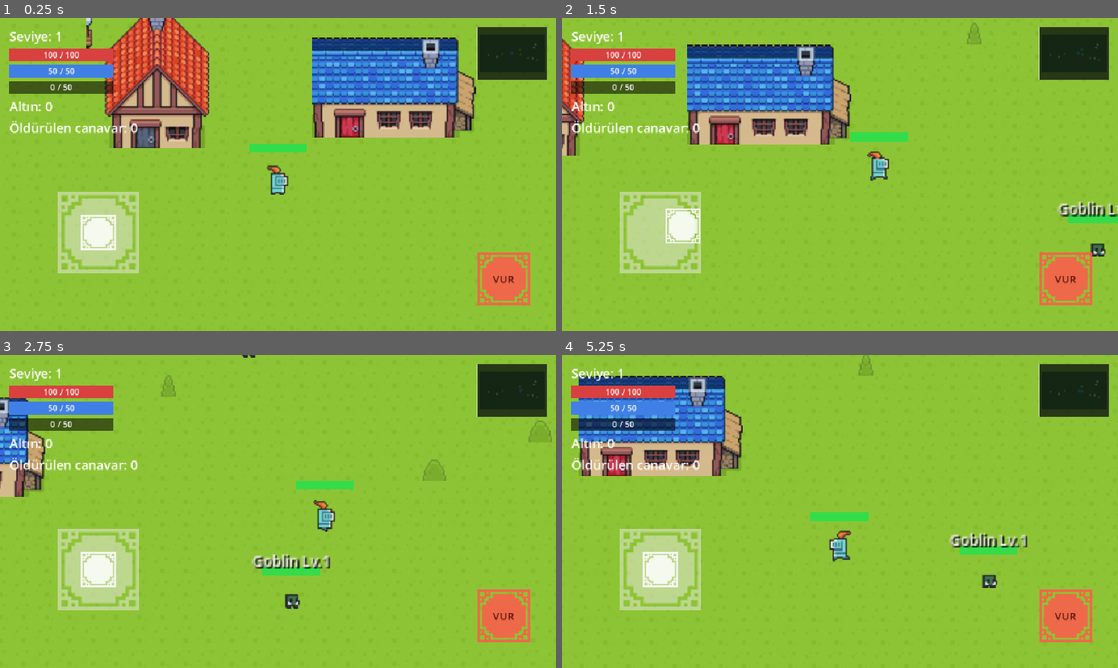
Above: before the commit, frames 1-4 (two rows, left to right).
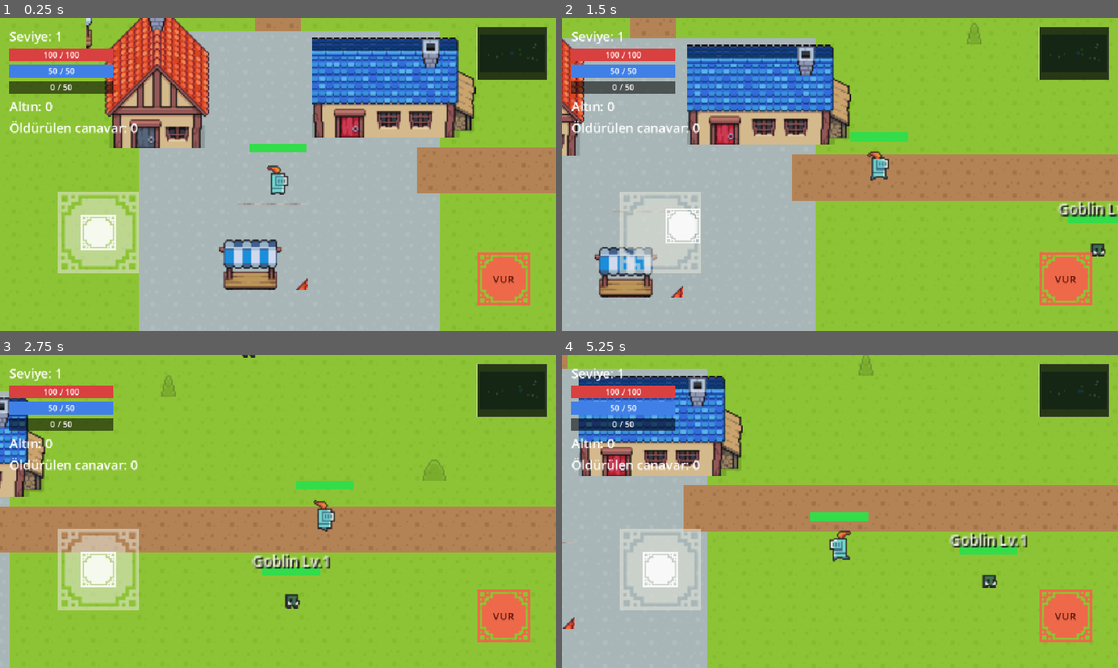
Above: after the commit, the same moments.

Repository: batv45/knight-lite
Game: Godot game, scene res://scenes/World.tscn
The game is run twice, just before and just after one commit, with the same random seed, the same clock (stepped at 60 frames per second) and the same inputs.
Inputs (mouse positions are in pixels of both pictures, inside the frame that each line leads up to):
- Up to frame 1 (0.25 s): no input
- Up to frame 2 (1.5 s): tap Enter (ui_accept) at 0.5, 0.77 s; move the mouse to (962, 158) at 0.52 s; hold Right (ui_right) 0.53-1.25 s; click (962, 158) at 0.67 s; drag from (728, 190) to (812, 237) at 1.27 s
- Up to frame 3 (2.75 s): move the mouse to (333, 442) at 2.02 s; hold Right (ui_right) from 2.03 s (still down)
- Up to frame 4 (5.25 s): release Right (ui_right) at 2.75 s; drag from (812, 574) to (673, 464) at 2.77 s; move the mouse to (1006, 558) at 3.52 s; hold Left (ui_left) 3.53-4.25 s; tap Enter (ui_accept) at 3.77 s; drag from (673, 464) to (756, 433) at 4.27 s; move the mouse to (867, 511) at 5.02 s; hold Down (ui_down) from 5.03 s (still down); click (867, 511) at 5.17 s

The runs differ from the first frame. In frame 1, 43% of the frame differs, in the area x 25-100%, y 0-100%; in frame 2, 41%; in frame 3, 15%; in frame 4, 28%.

Commit message:
Yollar + genisletilmis koy: tas meydan, dogu/kuzey yollari, market tezgahi
- world.gd: _build_paths() - koy merkezinde 13x13 tile tas meydan, dogu ve
  kuzeye giden 2 tile genisliginde toprak yol (ayni Kenney sheet'ten,
  ekstra dosya gerekmeden)
- _is_on_path() ile agac/canavar dagitimi artik yollari/meydani hic ihlal
  etmiyor
- Koye zedpxl paketinden market tezgahi eklendi (pazar/carsi hissi)

Kusbakisi izole testle dogrulandi: meydan+yollar dogru cizilmis, agaclar
onlardan kaciniyor, koy gorsel olarak cok daha dolu/gercek bir kasaba gibi
duruyor.

Diff:
--- a/app/scripts/world.gd
+++ b/app/scripts/world.gd
@@ -31,6 +31,7 @@
 	y_sort_enabled = true # oyuncu/canavar/ağaç/ev birbirinin önünde-arkasında Y konumuna göre doğru sıralansın
 
 	_build_ground()
+	_build_paths()
 	_build_world_bounds()
 	_scatter_decorations()
 	_build_village()
@@ -84,6 +85,61 @@
 		for x in tiles_x:
 			ground.set_cell(Vector2i(x, y), source_id, GRASS_COORD)
 
+## Köy meydanı (taş) + doğuya ve kuzeye giden yollar (toprak). Aynı spritesheet
+## üzerinde ayrı bir TileMapLayer, zemin (-10) ile karakterlerin (0) arasında
+## (-9) render edilir.
+const STONE_COORD := Vector2i(7, 0)
+const DIRT_COORD := Vector2i(6, 0)
+const PLAZA_HALF_TILES := 6
+const ROAD_HALF_WIDTH := TILE_SIZE * 1.5 + 8.0 # yol kalınlığının yarısı + ağaç payı
+
+func _build_paths() -> void:
+	var tile_set := TileSet.new()
+	tile_set.tile_size = Vector2i(TILE_SIZE, TILE_SIZE)
+
+	var atlas := TileSetAtlasSource.new()
+	atlas.texture = load("res://assets/tiles/roguelike_sheet.png")
+	atlas.texture_region_size = Vector2i(TILE_SIZE, TILE_SIZE)
+	atlas.separation = Vector2i(1, 1)
+	atlas.create_tile(STONE_COORD)
+	atlas.create_tile(DIRT_COORD)
+	var source_id := tile_set.add_source(atlas)
+
+	var path_layer := TileMapLayer.new()
+	path_layer.tile_set = tile_set
+	path_layer.z_index = -9
+	add_child(path_layer)
+
+	var cx := int(WORLD_SIZE.x / TILE_SIZE / 2.0)
+	var cy := int(WORLD_SIZE.y / TILE_SIZE / 2.0)
+
+	# Meydan (taş kare)
+	for y in range(cy - PLAZA_HALF_TILES, cy + PLAZA_HALF_TILES + 1):
+		for x in range(cx - PLAZA_HALF_TILES, cx + PLAZA_HALF_TILES + 1):
+			path_layer.set_cell(Vector2i(x, y), source_id, STONE_COORD)
+
+	# Doğuya giden yol (toprak)
+	for y in range(cy - 1, cy + 1):
+		for x in range(cx + PLAZA_HALF_TILES, int(WORLD_SIZE.x / TILE_SIZE)):
+			path_layer.set_cell(Vector2i(x, y), source_id, DIRT_COORD)
+
+	# Kuzeye giden yol (toprak)
+	for x in range(cx - 1, cx + 1):
+		for y in range(0, cy - PLAZA_HALF_TILES):
+			path_layer.set_cell(Vector2i(x, y), source_id, DIRT_COORD)
+
+## Bir konum meydan/yol üstünde mi? (ağaç/canavar oraya doğmasın diye)
+func _is_on_path(pos: Vector2) -> bool:
+	var center := WORLD_SIZE / 2.0
+	var plaza_half := PLAZA_HALF_TILES * TILE_SIZE + TILE_SIZE / 2.0
+	if abs(pos.x - center.x) <= plaza_half and abs(pos.y - center.y) <= plaza_half:
+		return true # meydan
+	if pos.x > center.x and abs(pos.y - center.y) < ROAD_HALF_WIDTH:
+		return true # doğu yolu
+	if pos.y < center.y and abs(pos.x - center.x) < ROAD_HALF_WIDTH:
+		return true # kuzey yolu
+	return false
+
 ## Karakterin (ve canavarların) dünya sınırlarının dışına çıkmasını engelleyen
 ## görünmez duvarlar. StaticBody2D olduğu için move_and_slide() kullanan tüm
 ## CharacterBody2D'ler (Player, Enemy) otomatik olarak buna çarpar, ekstra kod gerekmez.
@@ -126,7 +182,7 @@
 	var village_center := WORLD_SIZE / 2.0
 	for i in DECOR_COUNT:
 		var pos := Vector2(randf_range(40, WORLD_SIZE.x - 40), randf_range(40, WORLD_SIZE.y - 40))
-		if pos.distance_to(village_center) < VILLAGE_RADIUS:
+		if pos.distance_to(village_center) < VILLAGE_RADIUS or _is_on_path(pos):
 			continue
 		var sprite := Sprite2D.new()
 		sprite.texture = _make_decor_texture(coords[randi() % coords.size()])
@@ -158,6 +214,11 @@
 		shape.shape = rect
 		body.add_child(shape)
 		add_child(body)
+
+	var stall := Sprite2D.new()
+	stall.texture = load("res://assets/village/market_stall.png")
+	stall.position = village_center + Vector2(-10, 50)
+	add_child(stall)
 
 func _spawn_player() -> CharacterBody2D:
 	var player: CharacterBody2D = load("res://scenes/Player.tscn").instantiate()
Binary file added: app/assets/village/market_stall.png
